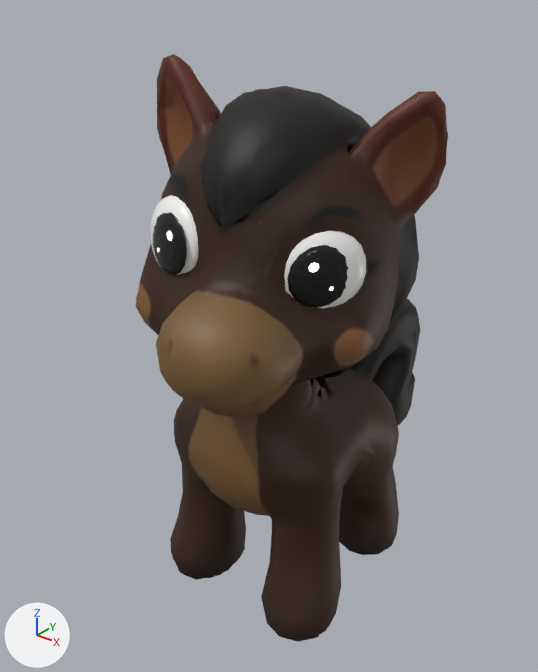
An edit to the glTF model pieces/springer_schwarz.glb, drawn before and after from the same camera.
Camera for both pictures: a 50 mm lens placed at (0.699, -0.984, 1.058), pointed at (-0.052, -0.044, 0.476). The axes (+X, +Y, +Z) are drawn at lower left. The lights are the same throughout. The picture after the commit comes second. Both versions are drawn at frame 38 of the action 'Idle'; the numbers are the values there. Vertices at exactly the same position are counted once.

The first picture shows 'geometry_0'.
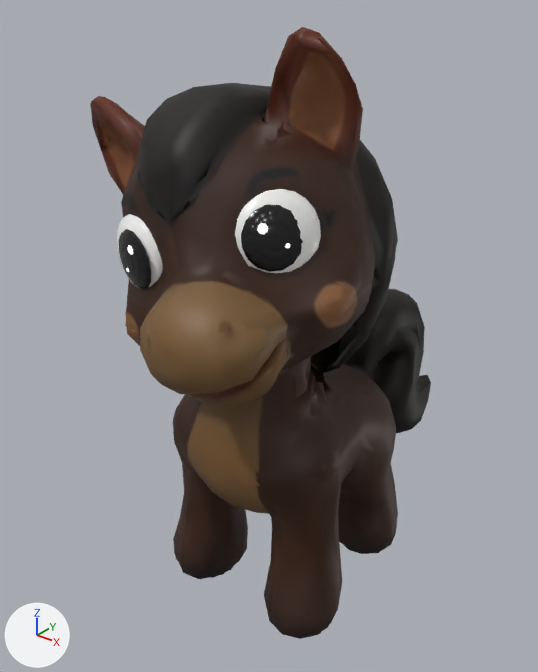
Scene script edits in JSON lines:
```json
{"block": "me_geometry_0", "where": "# used by ob_geometry_0; location = (0.0, 0.0, 0.0)"}
{"op": "remove", "block": "me_geometry_0", "code": "me_geometry_0.from_pydata(...)  # 2773 vertices, 5432 faces; spans x -0.182..0.251, y -0.41..0.414, z -0.002..0.955"}
{"op": "add", "block": "me_geometry_0", "code": "me_geometry_0.from_pydata(...)  # 2773 vertices, 5432 faces; spans x -0.278..0.195, y -0.415..0.408, z -0.004..0.996"}
{"block": "me_geometry_0", "change": "me_geometry_0 part 1: the loose piece of 17 vertices spanning x 0.172..0.182, y -0.244..-0.231, z 0.709..0.724 is multiplied about its middle by the matrix ((0.941, -0.023, -0.338), (-0.005, 0.997, -0.081), (0.339, 0.078, 0.938)), then moved by (-0.072, -0.016, 0.042)"}
{"block": "me_geometry_0", "change": "me_geometry_0 part 2: the loose piece of 17 vertices spanning x -0.026..-0.011, y -0.308..-0.303, z 0.729..0.744 is multiplied about its middle by the matrix ((0.941, -0.023, -0.338), (-0.005, 0.997, -0.082), (0.339, 0.079, 0.937)), then moved by (-0.065, -0.016, -0.03)"}
{"block": "me_geometry_0", "change": "me_geometry_0 part 3: the loose piece of 65 vertices spanning x 0.15..0.204, y -0.259..-0.185, z 0.654..0.743 is multiplied about its middle by the matrix ((0.941, -0.023, -0.338), (-0.005, 0.997, -0.081), (0.339, 0.078, 0.938)), then moved by (-0.066, -0.015, 0.044)"}
{"block": "me_geometry_0", "change": "me_geometry_0 part 4: the loose piece of 65 vertices spanning x -0.075..0.013, y -0.308..-0.282, z 0.676..0.765 is multiplied about its middle by the matrix ((0.941, -0.024, -0.338), (-0.005, 0.997, -0.083), (0.339, 0.079, 0.937)), then moved by (-0.059, -0.015, -0.033)"}
{"block": "me_geometry_0", "change": "me_geometry_0 part 5: the loose piece of 101 vertices spanning x 0.129..0.21, y -0.257..-0.152, z 0.637..0.761 is multiplied about its middle by the matrix ((0.941, -0.023, -0.338), (-0.005, 0.997, -0.081), (0.339, 0.078, 0.938)), then moved by (-0.066, -0.015, 0.043)"}
{"block": "me_geometry_0", "change": "me_geometry_0 part 6: the loose piece of 101 vertices spanning x -0.096..0.026, y -0.304..-0.257, z 0.659..0.782 is multiplied about its middle by the matrix ((0.941, -0.023, -0.338), (-0.005, 0.997, -0.082), (0.339, 0.079, 0.937)), then moved by (-0.059, -0.015, -0.033)"}
{"block": "me_geometry_0", "change": "me_geometry_0 part 7: 2326 of 2773 vertices moved; they spanned x -0.182..0.251, y -0.41..0.414, z -0.002..0.955 and now span x -0.278..0.195, y -0.415..0.408, z -0.004..0.996; mean shift (-0.028, -0.006, 0.004); largest move (0.237, -0.061, 0.922) -> (0.072, -0.129, 0.996)"}
{"block": "me_geometry_0", "change": "other edits to the shape of me_geometry_0 do not show in these pictures"}
```

Location of each change, (x1, y1, x2, y2) in pixels of the pictures (538 x 672 px; the box of a moved part takes in the faces that stretch with it):
```json
{"object": "geometry_0", "change": "reshaped", "before": [135, 54, 448, 642], "after": [90, 27, 431, 639], "on screen": "9% wider"}
{"part": 1, "of": "me_geometry_0", "change": "moved or reshaped", "before": [308, 262, 319, 273], "after": [257, 223, 268, 234]}
{"part": 2, "of": "me_geometry_0", "change": "moved or reshaped", "before": [166, 231, 173, 241], "after": [128, 245, 133, 255]}
{"part": 3, "of": "me_geometry_0", "change": "moved or reshaped", "before": [287, 245, 348, 308], "after": [241, 204, 303, 272]}
{"part": 4, "of": "me_geometry_0", "change": "moved or reshaped", "before": [153, 212, 187, 275], "after": [119, 229, 151, 289]}
{"part": 5, "of": "me_geometry_0", "change": "moved or reshaped", "before": [284, 231, 366, 308], "after": [235, 189, 321, 273]}
{"part": 6, "of": "me_geometry_0", "change": "moved or reshaped", "before": [150, 195, 198, 275], "after": [116, 214, 163, 288]}
{"part": 7, "of": "me_geometry_0", "change": "moved or reshaped", "before": [135, 54, 448, 642], "after": [90, 27, 431, 639]}
```
